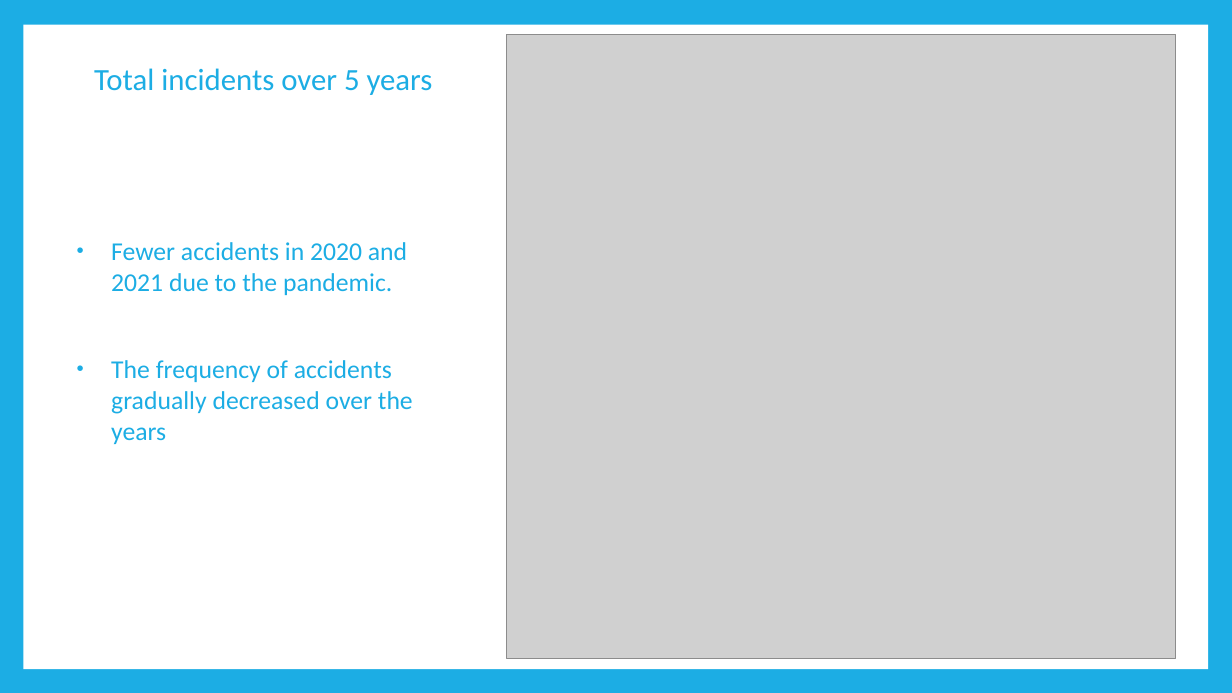
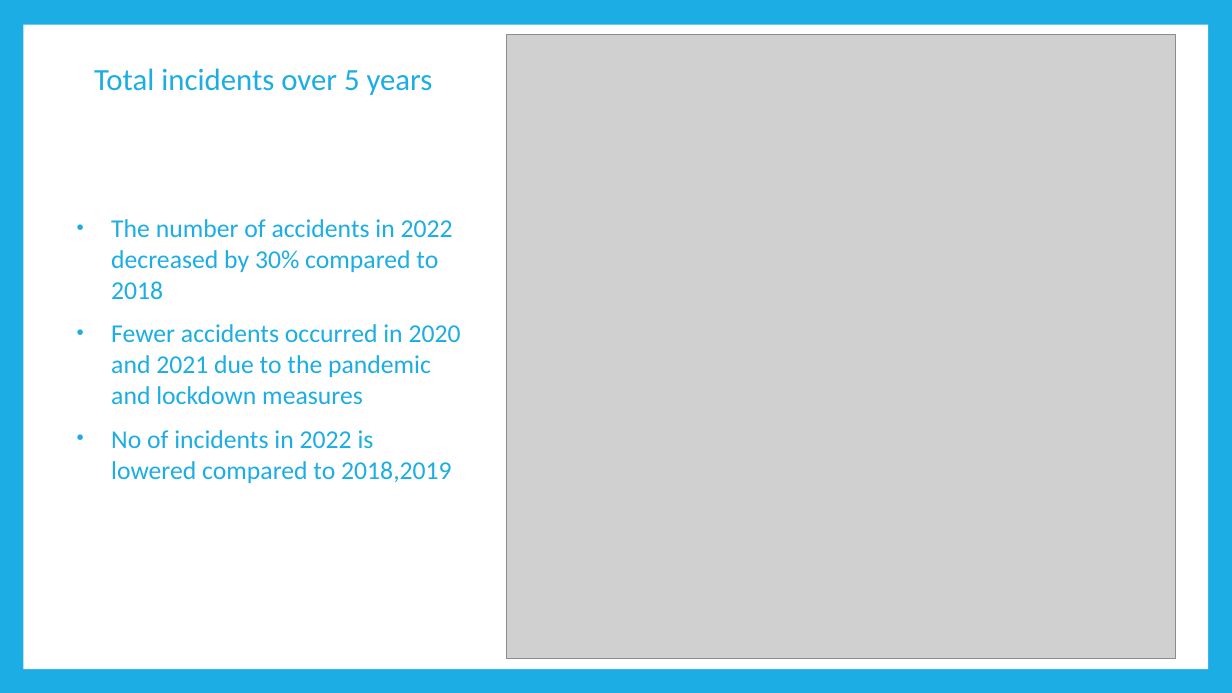
Before and after one commit to CharlesQuinn1/Trafic-Safety-Enhancement, a slide deck: slide 3 of Presentation/Sujatha.pptx. Drawn at 1232x693 pixels with LibreOffice and Linux fonts; fonts in the diff are those of the drawing; grey boxes stand for pictures. Boxes give left, top, right and bottom in pixels: in the first picture for what was removed or moved away, otherwise in the second. Text is boxed around its words. In the diff, an @@ line names an element or a change of style, - is before the commit and + after.

```diff
--- a/Presentation/Sujatha.pptx
+++ b/Presentation/Sujatha.pptx
@@ text at <box>111,219,461,483</box>: text changed @@
-• Fewer accidents in 2020 and 2021 due to the pandemic.
-• The frequency of accidents gradually decreased over the years
+• The number of accidents in 2022 decreased by 30% compared to 2018
+• Fewer accidents occurred in 2020 and 2021 due to the pandemic and lockdown measures
+• No of incidents in 2022 is lowered compared to 2018,2019
```
Also in this commit, not shown: 3 other slides changed.
